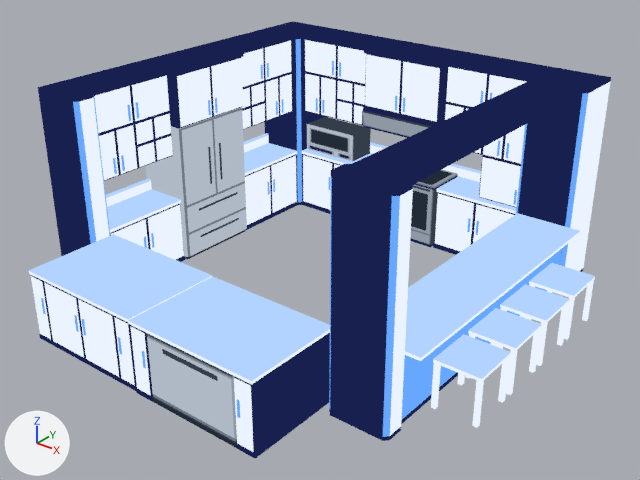
One commit to the glTF model public/assets/kitchen.glb: the scene before it, then after it.
Camera for both pictures: a camera (50 mm lens) standing at (1.371, -1.566, 1.113) and looking at (0.175, -0.071, 0.186). Lighting does not change. The marker at lower left points along +X, +Y and +Z. Where no turn or scale is listed for an object, it has been applied to the vertices.

In view in the first picture: 'Dishwasher_T_1950_0', 'Dishwasher_T_1950_0.001', 'Fridge_T_1950_0', 'Microwave_T_1950_0', 'Stool_T_1950_0', 'Stove_T_1950_0', 'kitchen_counter_T_1950_0'.
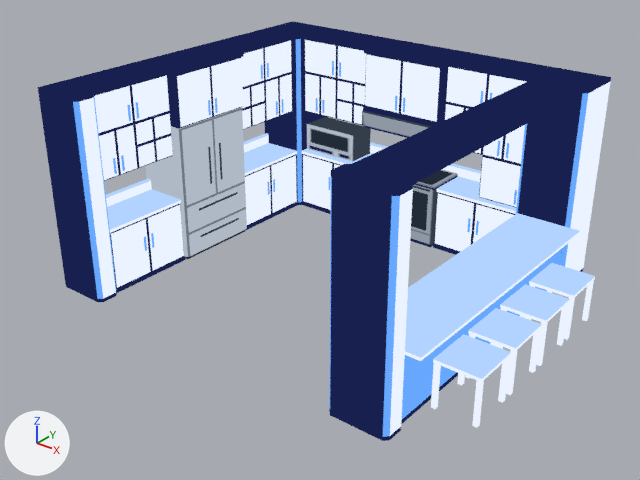
What differs and where, as boxes [x1, y1, x2, y2] in the pictures (640 x 480 px):
'Dishwasher_T_1950_0.001', deleted
    before: [128, 277, 330, 458]
'Dishwasher_T_1950_0', deleted
    before: [29, 234, 212, 391]

What changed in the scene script:
```text
Remove ob_dishwasher_t_1950_0:
    ob_dishwasher_t_1950_0 = bpy.data.objects.new('Dishwasher_T_1950_0', me_mesh_1)
    ob_dishwasher_t_1950_0.location = (-0.078, -0.467, 0.089)
Remove ob_dishwasher_t_1950_0_001:
    ob_dishwasher_t_1950_0_001 = bpy.data.objects.new('Dishwasher_T_1950_0.001', me_mesh_2)
    ob_dishwasher_t_1950_0_001.location = (0.266, -0.48, 0.089)
```
